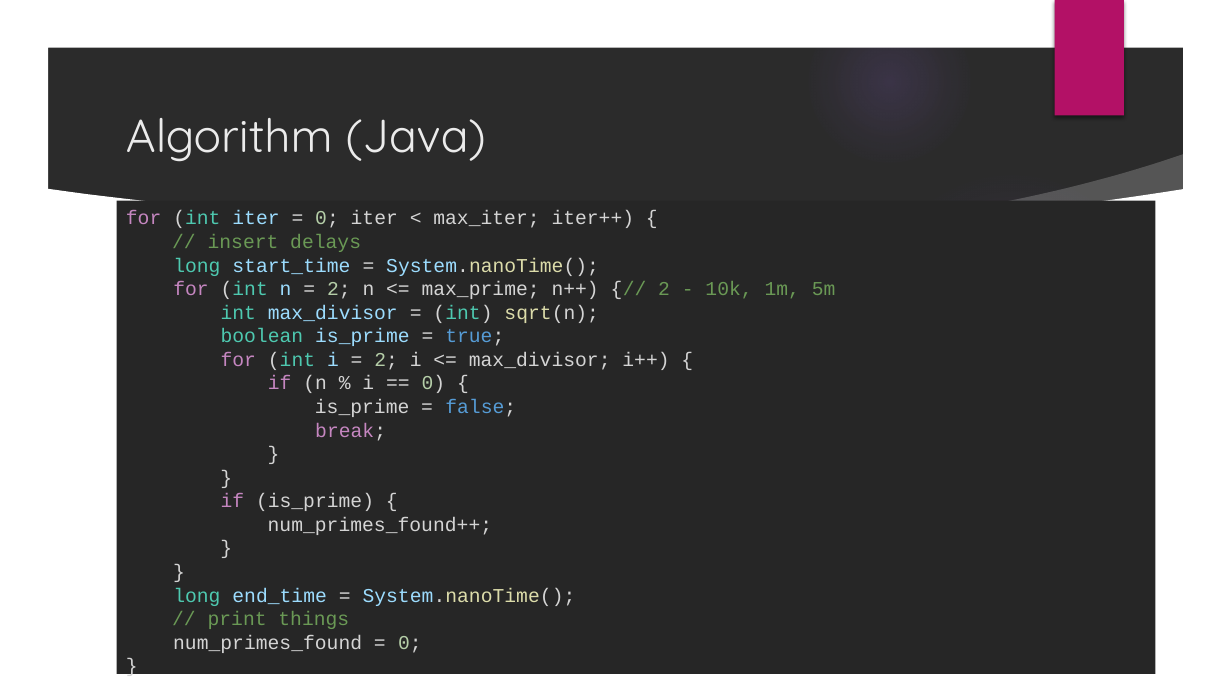
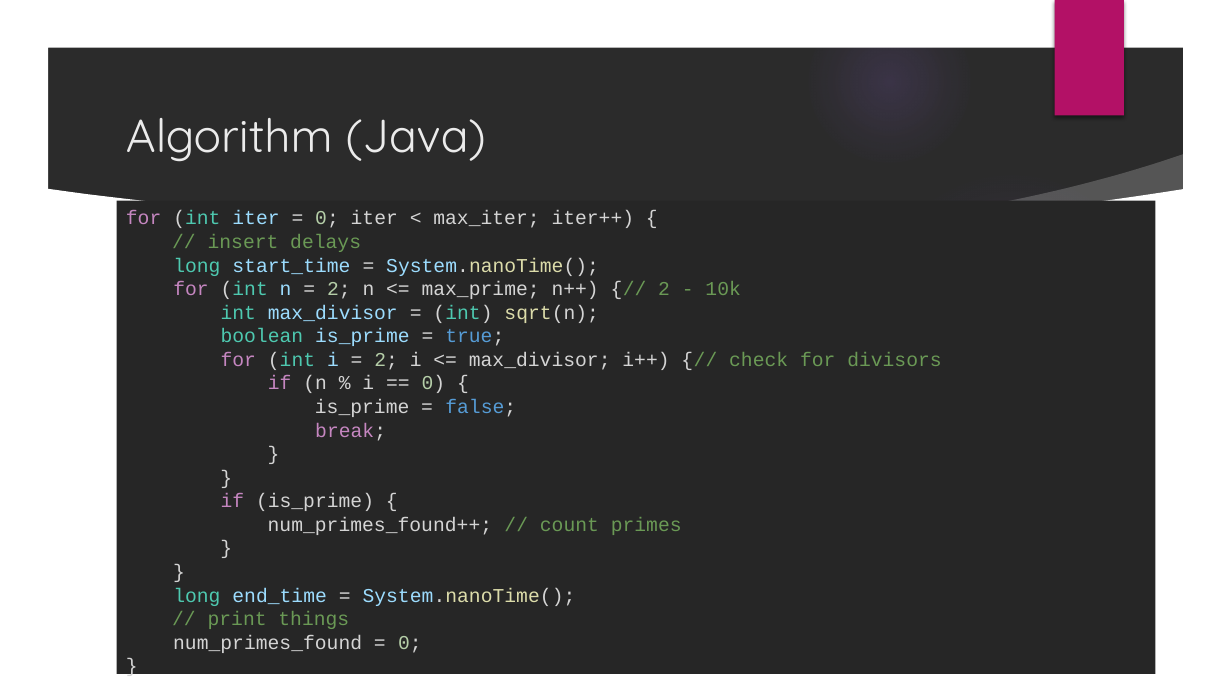
Before and after one commit to afeldscher/PerformanceDesignPatterns, a slide deck: slide 3 of prime_test/Prime Results_Objects.pptx. Drawn at 1232x693 pixels with LibreOffice and Linux fonts; fonts in the diff are those of the drawing; background and template pictures are left out; a plain dark background stands for a picture behind light text. Boxes give left, top, right and bottom in pixels: in the first picture for what was removed or moved away, otherwise in the second. Text is boxed around its words. In the diff, an @@ line names an element or a change of style, - is before the commit and + after.

```diff
--- a/prime_test/Prime Results_Objects.pptx
+++ b/prime_test/Prime Results_Objects.pptx
@@ text at bbox=[173, 281, 740, 299]: text changed @@
-for (int n = 2; n <= max_prime; n++) {// 2 - 10k, 1m, 5m
+for (int n = 2; n <= max_prime; n++) {// 2 - 10k
@@ text at bbox=[221, 352, 941, 370]: text changed @@
-for (int i = 2; i <= max_divisor; i++) {
+for (int i = 2; i <= max_divisor; i++) {// check for divisors
@@ text at bbox=[268, 517, 682, 535]: text changed @@
-num_primes_found++;
+num_primes_found++; // count primes
```
Also in this commit, not shown: 1 other file.
